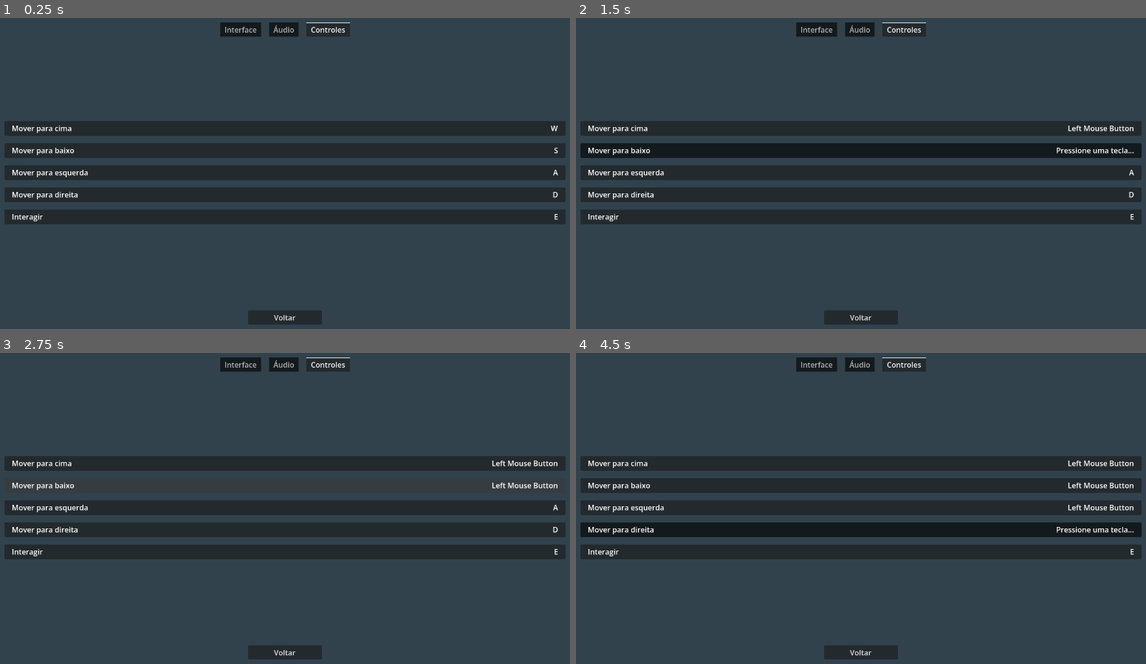
Above: before the commit, frames 1-4 (two rows, left to right).
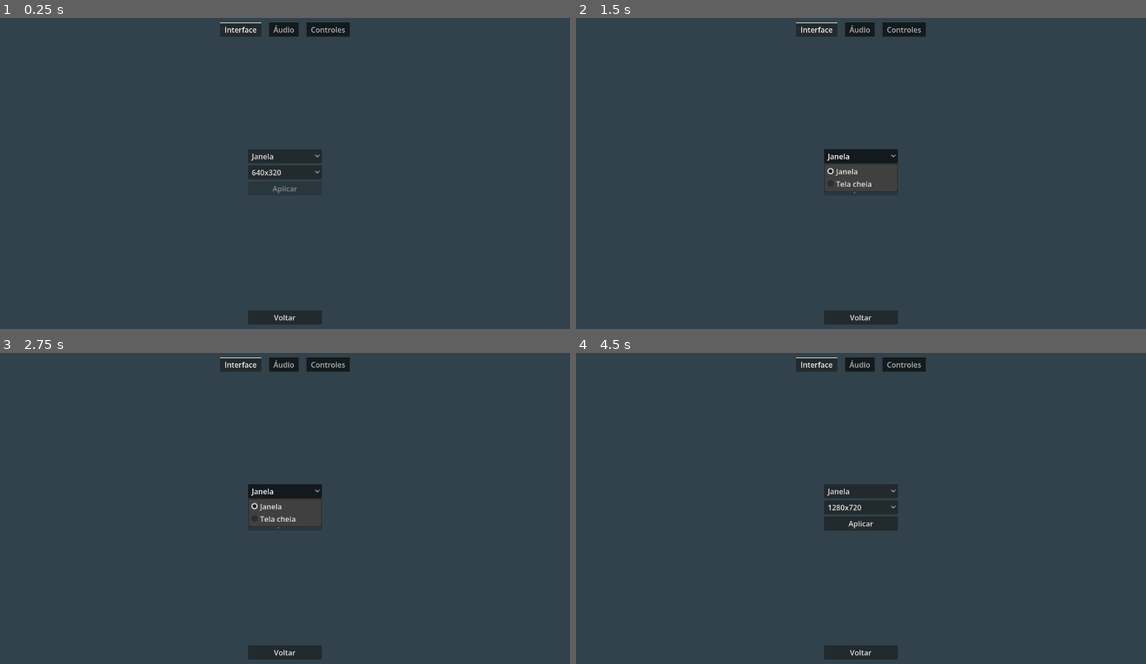
Above: after the commit, the same moments.

Repository: Pipocas-Tristes/carimbo-game
Game: Godot game, scene res://telas/tela_config.tscn
Two runs of this game, one before a commit and one after it. Both use one fixed random seed, a clock stepped at 60 frames per second and the inputs below. This scene is started directly instead of the project's main scene.
Inputs (mouse positions are in pixels of both pictures, inside the frame that each line leads up to):
- Up to frame 1 (0.25 s): no input
- Up to frame 2 (1.5 s): click (861, 126) at 0.52 s; click (861, 154) at 1.25 s, where only the run after the commit has a clickable "Janela"
- Up to frame 3 (2.75 s): click (285, 486) at 2.02 s
- Up to frame 4 (4.5 s): click (861, 508) at 2.75 s, where only the run after the commit has a clickable "640x320"; click (861, 508) at 3.52 s; click (861, 530) at 4.27 s

The runs differ from the first frame. In frame 1, 22% of the frame differs, in the area x 0-100%, y 1-67%; in frame 2, 23%; in frame 3, 19%; in frame 4, 23%.

Commit message:
🐛 correcao de bugs

Diff:
--- a/carimbo-game/prefabs/input_button.tscn
+++ b/carimbo-game/prefabs/input_button.tscn
@@ -6,7 +6,6 @@
 anchor_right = 1.0
 offset_bottom = 8.0
 grow_horizontal = 2
-toggle_mode = true
 
 [node name="MarginContainer" type="MarginContainer" parent="." unique_id=901445347]
 layout_mode = 1
--- a/carimbo-game/scripts/tela_config.gd
+++ b/carimbo-game/scripts/tela_config.gd
@@ -4,6 +4,9 @@
 
 var _resolucao_value: Vector2i
 var _modo_value: Window.Mode
+
+@onready var modo_select: OptionButton = $margin/VBoxContainer/TabContainer/Interface/modo
+@onready var resolucao_select: OptionButton = $margin/VBoxContainer/TabContainer/Interface/resolucao
 
 @onready var aplicar_btn: Button = $margin/VBoxContainer/TabContainer/Interface/aplicar
 @onready var controles: VBoxContainer = $margin/VBoxContainer/TabContainer/Controles
@@ -21,18 +24,50 @@
 	"interagir": "Interagir",
 }
 
+const RESOLUCAO_DICT = {
+	"640x320" = Vector2i(640, 320),
+	"1280x720" = Vector2i(1280, 720),
+	"1920x1080" = Vector2i(1920, 1080),
+	"2560x1440" = Vector2i(2560, 1440),
+}
+const MODO_DICT = {
+	"Janela" = Window.MODE_WINDOWED,
+	"Tela cheia" = Window.MODE_EXCLUSIVE_FULLSCREEN,
+}
+
 func _ready() -> void:
-	_define_resolucao()
+	_define_variavel_resolucao()
 	_define_controles()
 
 func _process(_delta: float) -> void:
 	if (Input.is_action_pressed("ui_cancel")):
 		voltar_pressed.emit()
 
-func _define_resolucao():
-	get_tree().root.min_size = Vector2i(640, 360)
-	_resolucao_value = Vector2i(640, 360)
-	_modo_value = Window.MODE_EXCLUSIVE_FULLSCREEN
+func _input(event):
+	if (event is InputEventKey || (event is InputEventMouseButton && event.pressed)):
+		_atualiza_controles(event)
+
+func _define_variavel_resolucao():
+	_resolucao_value = get_tree().root.size
+	var id := 0
+	for key in RESOLUCAO_DICT:
+		resolucao_select.add_item(key, id)
+		if (RESOLUCAO_DICT[key] == _resolucao_value):
+			resolucao_select.select((id))
+		id += 1
+
+	id = 0
+	_modo_value = get_tree().root.mode
+	for key in MODO_DICT:
+		modo_select.add_item(key, id)
+		if (MODO_DICT[key] == _modo_value):
+			modo_select.select((id))
+		id += 1
+
+func _salvar_nova_resolucao(resolucao: Vector2i, modo: Window.Mode):
+	get_tree().root.content_scale_size = resolucao
+	get_tree().root.mode = modo
+	aplicar_btn.disabled = true
 
 func _define_controles():
 	InputMap.load_from_project_settings()
@@ -51,18 +86,14 @@
 		input_lbl.text = (eventos.get(0) as InputEvent).as_text().trim_suffix(" - Physical") if eventos.get(0) else ""
 
 		controles.add_child(input_btn)
-		input_btn.toggled.connect(_on_input_button_toggled.bind(input_btn, acao))
+		input_btn.pressed.connect(_on_input_button_pressed.bind(input_btn, acao))
 
-func _on_input_button_toggled(_toggled_on: bool, input_btn, acao):
+func _on_input_button_pressed(input_btn: Button, acao: StringName):
 	if not is_remapping:
 		is_remapping = true
 		acao_para_remap = acao
 		remap_btn = input_btn
 		input_btn.find_child("input_lbl").text = "Pressione uma tecla..."
-
-func _input(event):
-	if (event is InputEventKey || (event is InputEventMouseButton && event.pressed)):
-		_atualiza_controles(event)
 
 func _atualiza_controles(event: InputEvent):
 	if (is_remapping && remap_btn && acao_para_remap):
@@ -74,7 +105,6 @@
 		is_remapping = false
 		acao_para_remap = ""
 		remap_btn = null
-
 
 func _on_geral_slider_value_changed(value: float) -> void:
 	var geral_idx = AudioServer.get_bus_index("Master")
@@ -101,10 +131,7 @@
 	aplicar_btn.disabled = false
 
 func _on_aplicar_button_up() -> void:
-	get_tree().root.content_scale_size = _resolucao_value
-	get_tree().root.mode = _modo_value
-	aplicar_btn.disabled = true
-
+	_salvar_nova_resolucao(_resolucao_value, _modo_value)
 
 func _on_voltar_button_up() -> void:
 	voltar_pressed.emit()
--- a/carimbo-game/scripts/tela_inicial.gd
+++ b/carimbo-game/scripts/tela_inicial.gd
@@ -5,9 +5,16 @@
 const TELA_CREDITOS: PackedScene = preload("uid://bok2i3ulpkeq8")
 const TELA_CONFIG = preload("uid://ds226ph62jpir")
 
+func _ready() -> void:
+	_define_resolucao()
+
+func _define_resolucao():
+	get_tree().root.min_size = Vector2i(640, 360)
+	get_tree().root.content_scale_size = get_tree().root.size
+	get_tree().root.mode = Window.MODE_EXCLUSIVE_FULLSCREEN
+
 func _on_novo_jogo_btn_button_up() -> void:
 	novo_jogo_opened.emit()
-
 
 func _on_configurar_btn_button_up() -> void:
 	var tela_config: Control = TELA_CONFIG.instantiate()
--- a/carimbo-game/telas/tela_config.tscn
+++ b/carimbo-game/telas/tela_config.tscn
@@ -44,10 +44,9 @@
 theme_override_constants/tab_separation = 16
 theme_override_styles/panel = SubResource("StyleBoxEmpty_byfl0")
 tab_alignment = 1
-current_tab = 2
+current_tab = 0
 
 [node name="Interface" type="VBoxContainer" parent="margin/VBoxContainer/TabContainer" unique_id=875100870]
-visible = false
 layout_mode = 2
 size_flags_vertical = 4
 alignment = 1
@@ -59,12 +58,6 @@
 size_flags_horizontal = 4
 size_flags_vertical = 4
 action_mode = 1
-selected = 1
-item_count = 2
-popup/item_0/text = "Window"
-popup/item_0/id = 1
-popup/item_1/text = "Fullscreen"
-popup/item_1/id = 0
 
 [node name="resolucao" type="OptionButton" parent="margin/VBoxContainer/TabContainer/Interface" unique_id=908432477]
 custom_minimum_size = Vector2(160, 0)
@@ -72,16 +65,6 @@
 size_flags_horizontal = 4
 size_flags_vertical = 4
 action_mode = 1
-selected = 1
-item_count = 4
-popup/item_0/text = "640x320"
-popup/item_0/id = 0
-popup/item_1/text = "1280x720"
-popup/item_1/id = 1
-popup/item_2/text = "1920x1080"
-popup/item_2/id = 2
-popup/item_3/text = "2560x1440"
-popup/item_3/id = 3
 
 [node name="aplicar" type="Button" parent="margin/VBoxContainer/TabContainer/Interface" unique_id=769099271]
 custom_minimum_size = Vector2(160, 0)
@@ -137,6 +120,7 @@
 value = 100.0
 
 [node name="Controles" type="VBoxContainer" parent="margin/VBoxContainer/TabContainer" unique_id=2046646443]
+visible = false
 layout_mode = 2
 theme_override_constants/separation = 16
 alignment = 1
